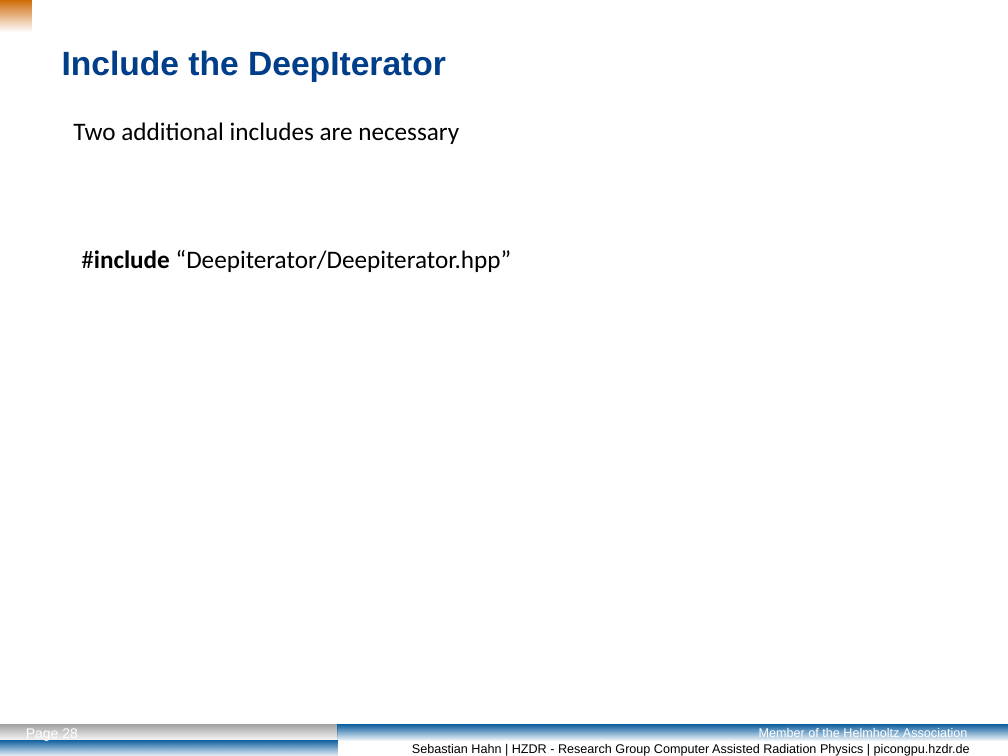
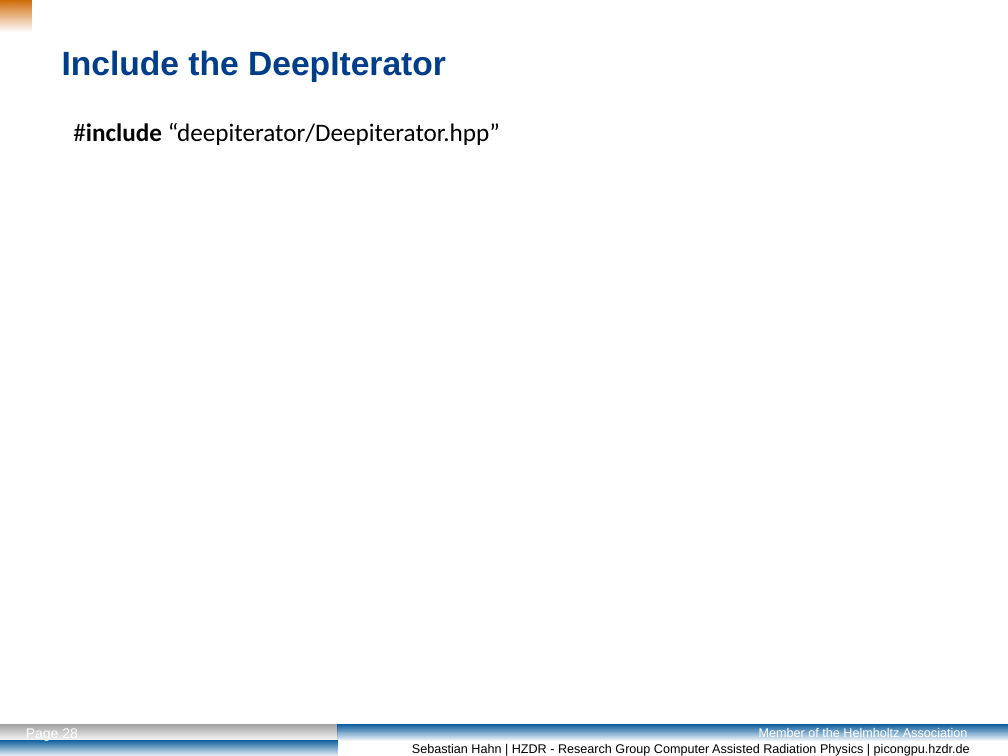
Before and after one commit to Fettpet/DeepIterator, a slide deck: slide 28 of Presi/12_04_2018.odp. Drawn at 1008x756 pixels with LibreOffice and Linux fonts; fonts in the diff are those of the drawing; background and template pictures are left out. Boxes give left, top, right and bottom in pixels: in the first picture for what was removed or moved away, otherwise in the second. Text is boxed around its words. In the diff, an @@ line names an element or a change of style, - is before the commit and + after.

```diff
--- a/Presi/12_04_2018.odp
+++ b/Presi/12_04_2018.odp
@@ text at <box>73,123,500,145</box>: text changed @@
-#include “Deepiterator/Deepiterator.hpp”
+#include “deepiterator/Deepiterator.hpp”
@@ text removed at <box>73,122,459,144</box> @@
-Two additional includes are necessary
```
Also in this commit, not shown: 3 other slides changed, 1 slide added.
